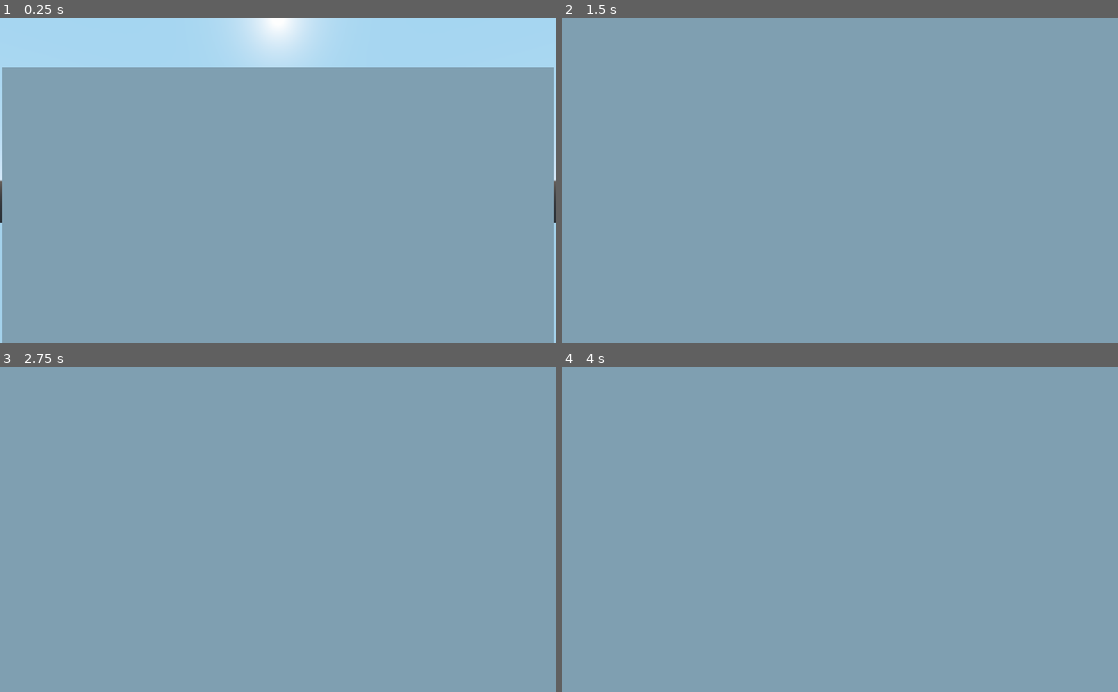
Above: before the commit, frames 1-4 (two rows, left to right).
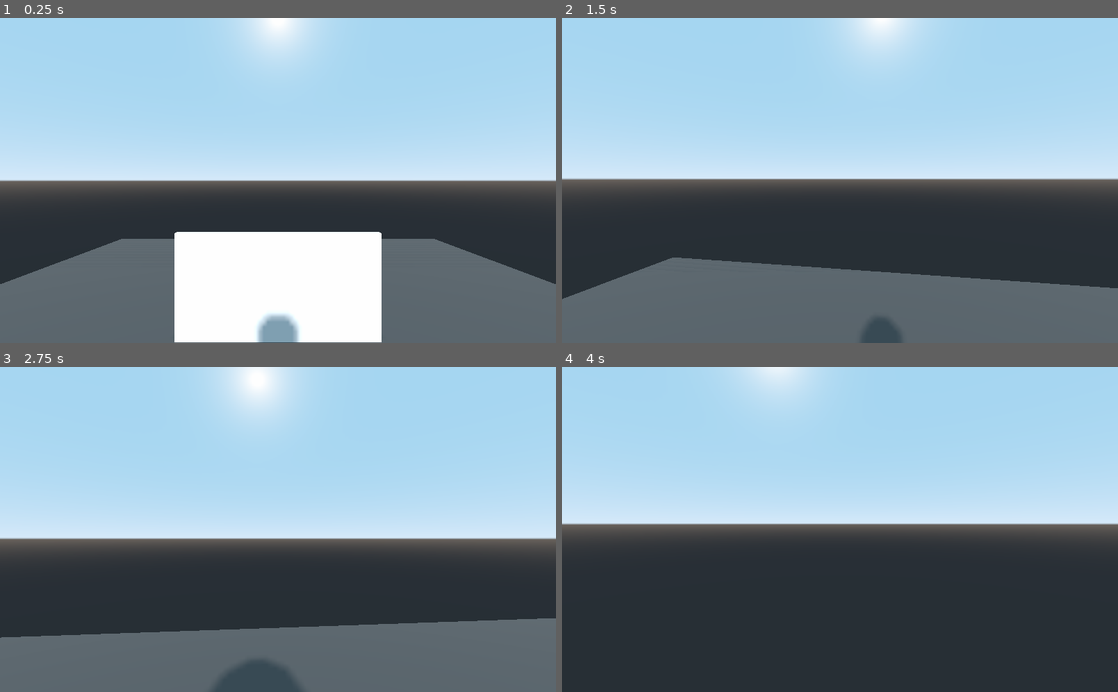
Above: after the commit, the same moments.

Repository: cedmundo/tutorial-fps
Game: Godot game, scene res://Main.tscn
Same seed, same stepped clock (60 frames per second), same inputs: the game is played once before the commit and once after it.
Inputs (mouse positions are in pixels of both pictures, inside the frame that each line leads up to):
- Up to frame 1 (0.25 s): no input
- Up to frame 2 (1.5 s): move the mouse to (867, 180) at 0.52 s; hold W (forward) from 0.53 s (still down); tap Space (jump, bound only after the commit) at 0.6, 0.77, 1.07, 1.35 s; move the mouse to (812, 180) at 1.27 s
- Up to frame 3 (2.75 s): keep holding W (forward); tap Space (jump, bound only after the commit) at 1.52, 1.82, 2.1 s; move the mouse to (289, 523) at 2.02 s
- Up to frame 4 (4 s): keep holding W (forward); move the mouse to (834, 536) at 2.77 s; tap Space (jump, bound only after the commit) at 2.85, 3.02, 3.32, 3.6, 3.77 s; tap Enter at 3.5 s; move the mouse to (878, 532) at 3.52 s

The runs differ from the first frame. In frame 1, 84% of the frame differs, in the area x 0-100%, y 15-100%; in frame 2, 100%, in the area x 0-100%, y 0-100%; in frame 3, 100%; in frame 4, 100%.

Commit message:
Add gravity and jump to player (also add directional light!)

Diff:
--- a/Main.tscn
+++ b/Main.tscn
@@ -1,6 +1,9 @@
-[gd_scene load_steps=4 format=2]
+[gd_scene load_steps=5 format=2]
 
 [ext_resource path="res://Player.gd" type="Script" id=1]
+
+[sub_resource type="SpatialMaterial" id=3]
+albedo_color = Color( 0.34902, 0.34902, 0.34902, 1 )
 
 [sub_resource type="CapsuleShape" id=1]
 height = 1.7
@@ -17,6 +20,7 @@
 width = 40.0
 height = 0.1
 depth = 40.0
+material = SubResource( 3 )
 
 [node name="Wall" type="CSGBox" parent="Map"]
 transform = Transform( 1, 0, 0, 0, 1, 0, 0, 0, 1, 0, 2.56989, -1.21587 )
@@ -24,8 +28,14 @@
 height = 5.04764
 depth = 0.349742
 
+[node name="Platform" type="CSGBox" parent="Map"]
+transform = Transform( 1, 0, 0, 0, 1, 0, 0, 0, 1, 0, 1.51195, 9.64029 )
+width = 8.24135
+height = 0.505652
+depth = 6.6358
+
 [node name="Player" type="KinematicBody" parent="."]
-transform = Transform( 1, 0, 0, 0, 1, 0, 0, 0, 1, 0, 1.9201, 2.9848 )
+transform = Transform( 1, 0, 0, 0, 1, 0, 0, 0, 1, -4.76837e-07, 6.65208, 9.66972 )
 script = ExtResource( 1 )
 vertical_sensibility = 0.2
 horizontal_sensibility = 0.2
@@ -41,3 +51,7 @@
 transform = Transform( 1, 0, 0, 0, -4.37114e-08, -1, 0, 1, -4.37114e-08, 0, 0, 0 )
 mesh = SubResource( 2 )
 material/0 = null
+
+[node name="DirectionalLight" type="DirectionalLight" parent="."]
+transform = Transform( 1, 0, 0, 0, 0.83907, 0.544024, 0, -0.544024, 0.83907, 0, 12.6617, 12.2597 )
+shadow_enabled = true
--- a/Player.gd
+++ b/Player.gd
@@ -4,8 +4,12 @@
 export(float) var horizontal_sensibility = 0.1
 export(float) var vertical_rotation_limit = 89
 export(float) var walking_speed = 10
+export(float) var gravity = 9.8
+export(float) var jump_power = 8.0
 
 var velocity = Vector3.ZERO
+var gravity_vec = Vector3.ZERO
+var snap = Vector3.ZERO
 
 onready var camera = $Camera
 
@@ -23,7 +27,7 @@
 		Input.set_mouse_mode(Input.MOUSE_MODE_VISIBLE)
 
 
-func _physics_process(_delta):
+func _physics_process(delta):
 	var input_strength : Vector2 = Vector2.ZERO
 	input_strength.x = (
 		Input.get_action_strength("right") -
@@ -39,5 +43,16 @@
 	direction += -global_transform.basis.z * input_strength.y
 	direction = direction.normalized()
 
+	if is_on_floor():
+		gravity_vec = Vector3.ZERO
+		snap = -get_floor_normal()
+	else:
+		gravity_vec += Vector3.DOWN * gravity * delta
+		snap = Vector3.DOWN
+
+	if Input.is_action_just_pressed("jump") and is_on_floor():
+		gravity_vec = Vector3.UP * jump_power
+		snap = Vector3.ZERO
+
 	velocity = direction * walking_speed
-	velocity = move_and_slide(velocity, Vector3.UP)
+	velocity = move_and_slide_with_snap(velocity + gravity_vec, snap, Vector3.UP)
--- a/project.godot
+++ b/project.godot
@@ -36,6 +36,11 @@
 "events": [ Object(InputEventKey,"resource_local_to_scene":false,"resource_name":"","device":0,"alt":false,"shift":false,"control":false,"meta":false,"command":false,"pressed":false,"scancode":68,"unicode":0,"echo":false,"script":null)
  ]
 }
+jump={
+"deadzone": 0.5,
+"events": [ Object(InputEventKey,"resource_local_to_scene":false,"resource_name":"","device":0,"alt":false,"shift":false,"control":false,"meta":false,"command":false,"pressed":false,"scancode":32,"unicode":0,"echo":false,"script":null)
+ ]
+}
 
 [physics]
 
